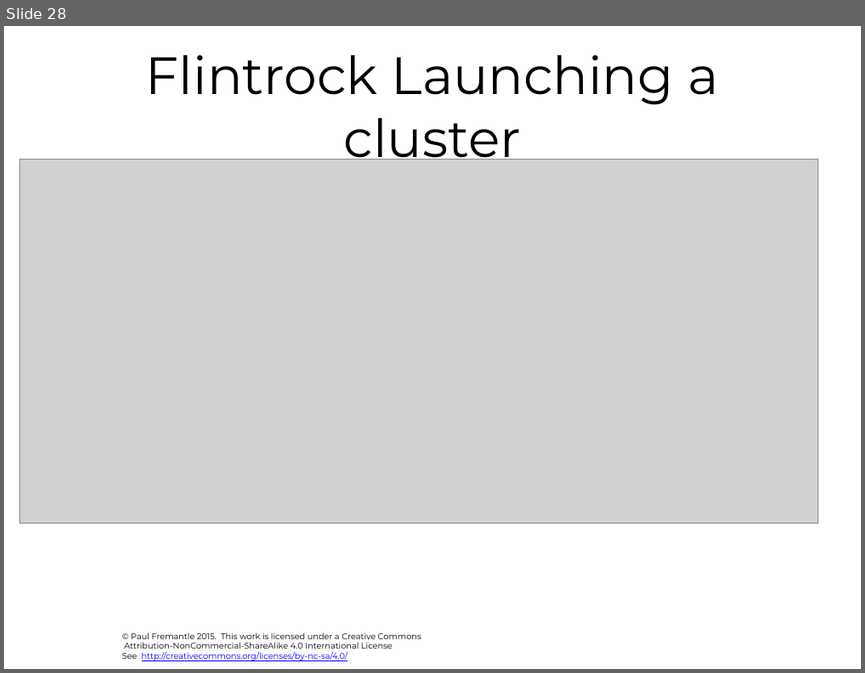
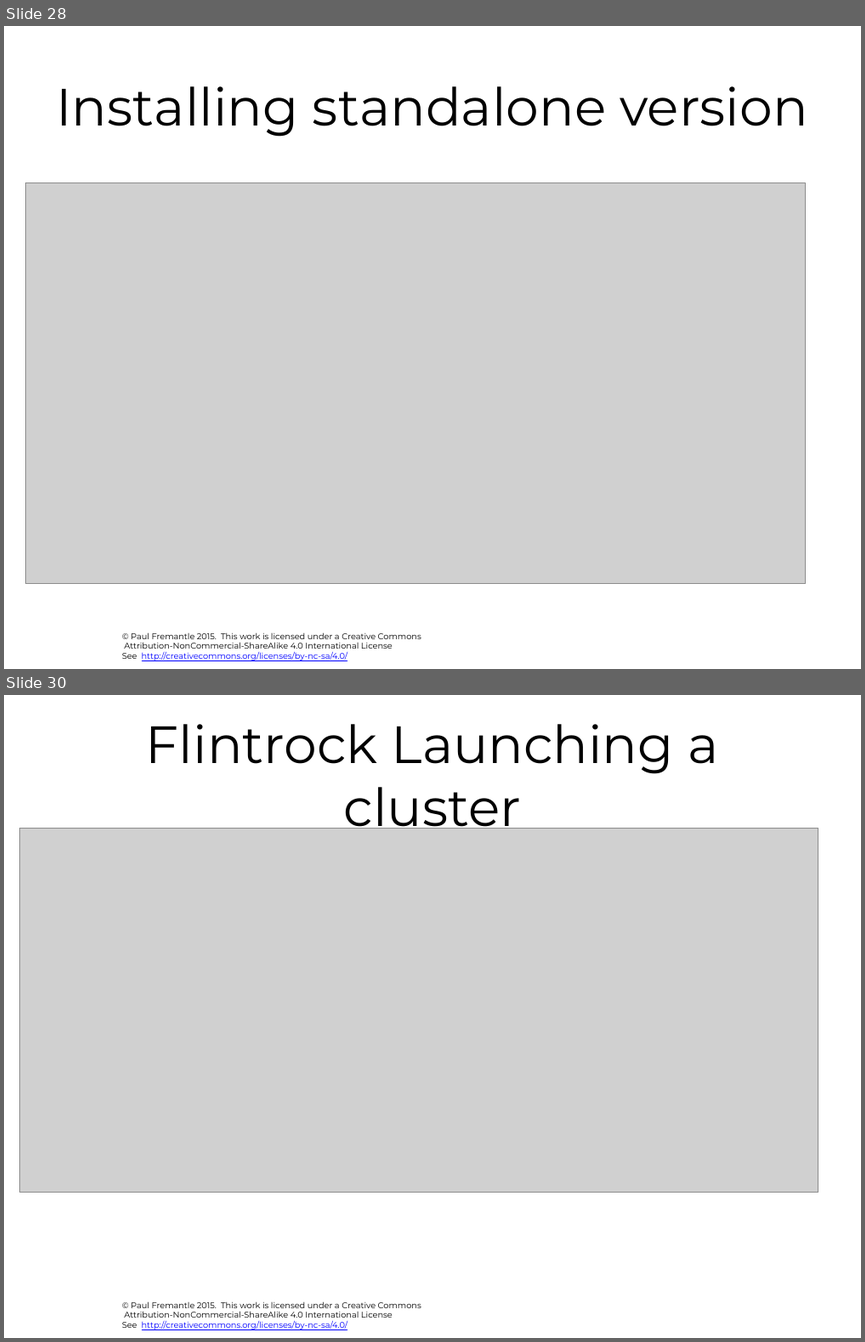
Before and after one commit to julieweeds/BigData, a slide deck: pres-source/06-additional-tools.pptx. Shown one above the other, each under a label of ours: slide 28 before the commit, slides 28 and 30 after it; the slides between them are not shown. The pictures are 865x673 and 865x1342 pixels, drawn with LibreOffice and Linux fonts; fonts in the diff are those of the drawing; grey boxes stand for pictures; background and template pictures are left out. Boxes give left, top, right and bottom in pixels: in the first picture for what was removed or moved away, otherwise in the second. Text is boxed around its words. In the diff, an @@ line names an element or a change of style, - is before the commit and + after.

```diff
--- a/pres-source/06-additional-tools.pptx
+++ b/pres-source/06-additional-tools.pptx
@@ slide 28 added at (4, 26, 861, 669), background #FFFFFF; not listed: 1 template element that a slide beside it also shows @@
@@ title added at (56, 86, 807, 136), 44 pt, text #000000 @@
+Installing standalone version
@@ picture added at (26, 182, 805, 583) @@
@@ what was slide 28 is now slide 30 @@
```
Also in this commit, not shown: 1 other slide added, 1 other file.
